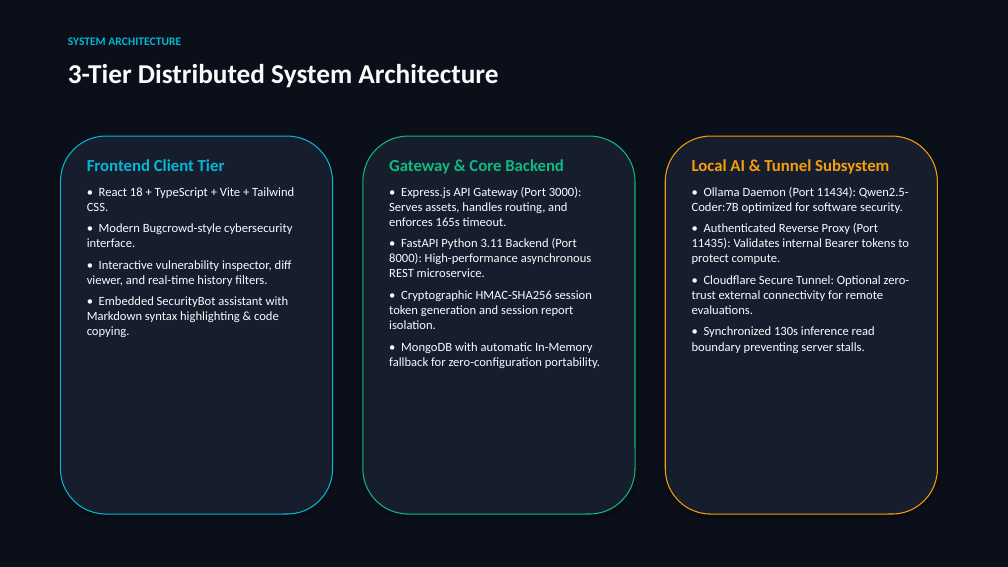
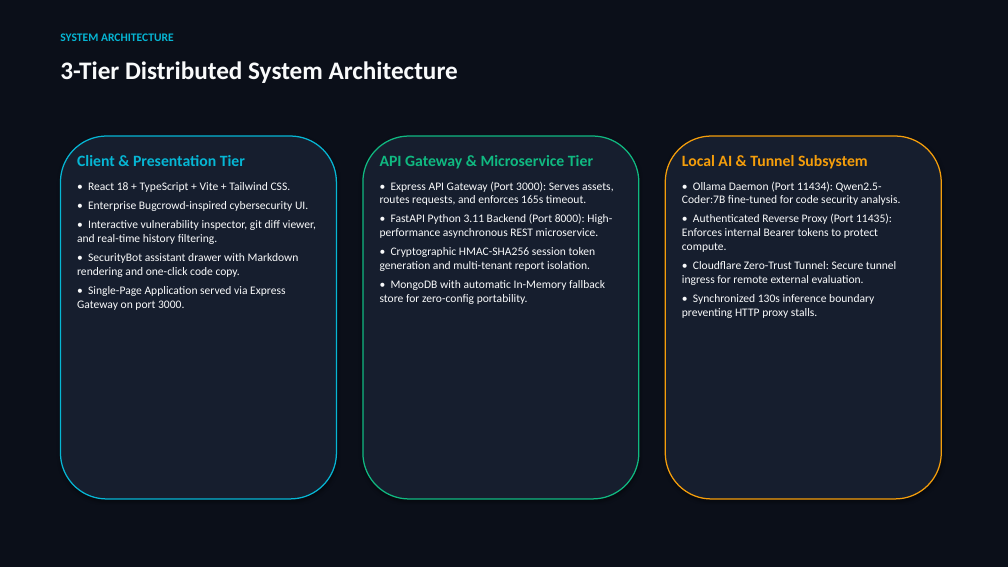
Before and after one commit to KeyToCoding/VibeSec-Project, a slide deck: slide 4 of docs/VibeSec_Final_Project_Presentation.pptx. Drawn at 1008x567 pixels with LibreOffice and Linux fonts; fonts in the diff are those of the drawing. Boxes give left, top, right and bottom in pixels: in the first picture for what was removed or moved away, otherwise in the second. Text is boxed around its words. In the diff, an @@ line names an element or a change of style, - is before the commit and + after.

```diff
--- a/docs/VibeSec_Final_Project_Presentation.pptx
+++ b/docs/VibeSec_Final_Project_Presentation.pptx
@@ text "3-Tier Distributed System Architecture" at [60,61,458,83]: size 26 to 24 pt @@
@@ text "SYSTEM ARCHITECTURE": place and size @@
-text "SYSTEM ARCHITECTURE" at [68,37,181,45]
+text "SYSTEM ARCHITECTURE" at [60,33,174,41]
@@ rounded rectangle: place and size @@
-rounded rectangle at [60,136,333,514]
+rounded rectangle at [60,136,337,499]
@@ rounded rectangle at [60,136,337,499]: outline #06B6D4 1 pt to #06B6D4 1.2 pt @@
@@ rounded rectangle: place and size @@
-rounded rectangle at [363,136,635,514]
+rounded rectangle at [363,136,639,499]
@@ rounded rectangle at [363,136,639,499]: outline #10B981 1 pt to #10B981 1.2 pt @@
@@ rounded rectangle: place and size @@
-rounded rectangle at [665,136,938,514]
+rounded rectangle at [665,136,941,499]
@@ rounded rectangle at [665,136,941,499]: outline #F59E0B 1 pt to #F59E0B 1.2 pt @@
@@ text at [77,155,245,166]: text changed; size 16 to 15 pt @@
-Frontend Client Tier
+Client & Presentation Tier
@@ text at [380,155,614,205]: text changed; size 12 to 11 pt @@
-Gateway & Core Backend
-• Express.js API Gateway (Port 3000): Serves assets, handles routing, and enforces 165s timeout.
+API Gateway & Microservice Tier
+• Express API Gateway (Port 3000): Serves assets, routes requests, and enforces 165s timeout.
@@ text at [682,155,868,169]: size 16 to 15 pt in "Local AI & Tunnel Subsystem" @@
@@ text at [77,201,316,310]: text changed; size 12 to 11 pt @@
-• Modern Bugcrowd-style cybersecurity interface.
-• Interactive vulnerability inspector, diff viewer, and real-time history filters.
-• Embedded SecurityBot assistant with Markdown syntax highlighting & code copying.
+• Enterprise Bugcrowd-inspired cybersecurity UI.
+• Interactive vulnerability inspector, git diff viewer, and real-time history filtering.
+• SecurityBot assistant drawer with Markdown rendering and one-click code copy.
+• Single-Page Application served via Express Gateway on port 3000.
@@ text at [88,182,291,192]: size 12 to 11 pt in "• React 18 + TypeScript + Vite ..."; less space between paragraphs @@
@@ text at [682,181,901,318]: text changed; size 12 to 11 pt @@
-• Ollama Daemon (Port 11434): Qwen2.5-Coder:7B optimized for software security.
-• Authenticated Reverse Proxy (Port 11435): Validates internal Bearer tokens to protect compute.
-• Cloudflare Secure Tunnel: Optional zero-trust external connectivity for remote evaluations.
-• Synchronized 130s inference read boundary preventing server stalls.
+• Ollama Daemon (Port 11434): Qwen2.5-Coder:7B fine-tuned for code security analysis.
+• Authenticated Reverse Proxy (Port 11435): Enforces internal Bearer tokens to protect compute.
+• Cloudflare Zero-Trust Tunnel: Secure tunnel ingress for remote external evaluation.
+• Synchronized 130s inference boundary preventing HTTP proxy stalls.
@@ text at [380,214,612,238]: size 12 to 11 pt in "• FastAPI Python 3.11 Backend (Port 8000): ..."; less space between paragraphs @@
@@ text at [380,247,605,304]: text changed; size 12 to 11 pt @@
-• Cryptographic HMAC-SHA256 session token generation and session report isolation.
-• MongoDB with automatic In-Memory fallback for zero-configuration portability.
+• Cryptographic HMAC-SHA256 session token generation and multi-tenant report isolation.
+• MongoDB with automatic In-Memory fallback store for zero-config portability.
```
Also in this commit, not shown: 3 other slides changed, 14 slides added, 11 slides removed, 34 other files.
